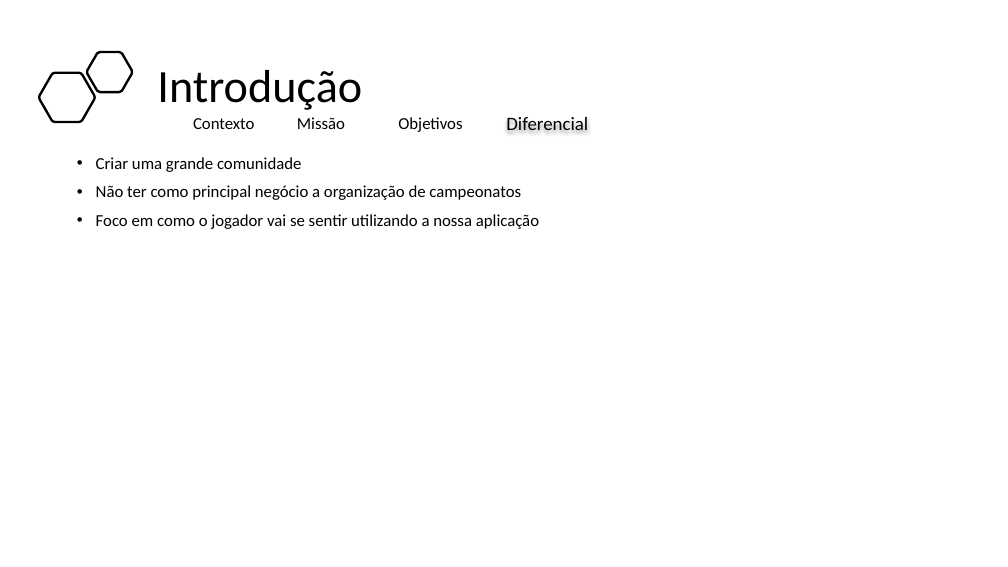
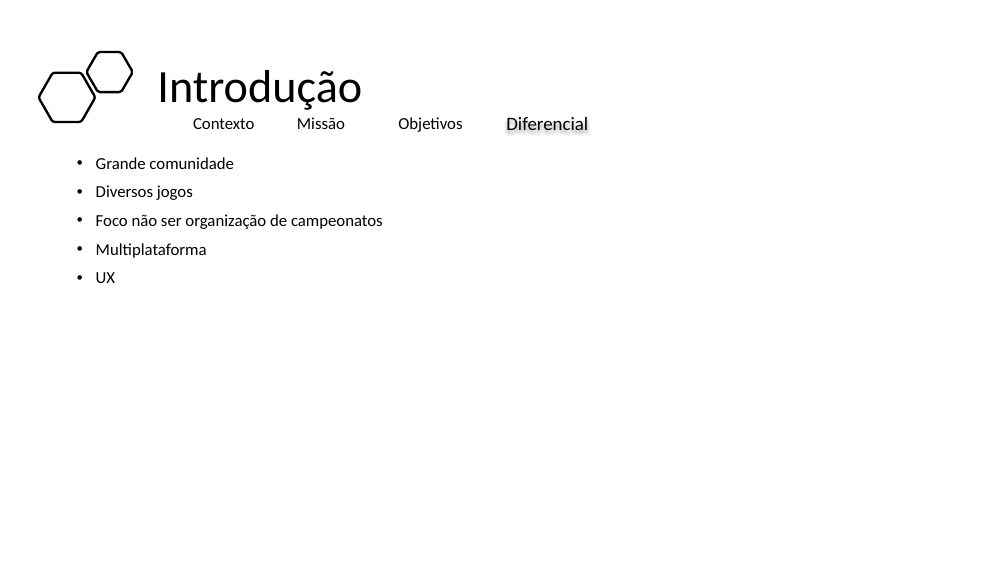
Before and after one commit to BandTec/project-hunter, a slide deck: slide 5 of Documentação/Apresentação - Sprint 1 - 4 sem.pptx. Drawn at 1008x567 pixels with LibreOffice and Linux fonts; fonts in the diff are those of the drawing. Boxes give left, top, right and bottom in pixels: in the first picture for what was removed or moved away, otherwise in the second. Text is boxed around its words. In the diff, an @@ line names an element or a change of style, - is before the commit and + after.

```diff
--- a/Documentação/Apresentação - Sprint 1 - 4 sem.pptx
+++ b/Documentação/Apresentação - Sprint 1 - 4 sem.pptx
@@ text at (x1=96, y1=157, x2=383, y2=283): text changed @@
-• Criar uma grande comunidade
-• Não ter como principal negócio a organização de campeonatos
-• Foco em como o jogador vai se sentir utilizando a nossa aplicação
+• Grande comunidade
+• Diversos jogos
+• Foco não ser organização de campeonatos
+• Multiplataforma
+• UX
```
Also in this commit, not shown: 1 other slide changed.
